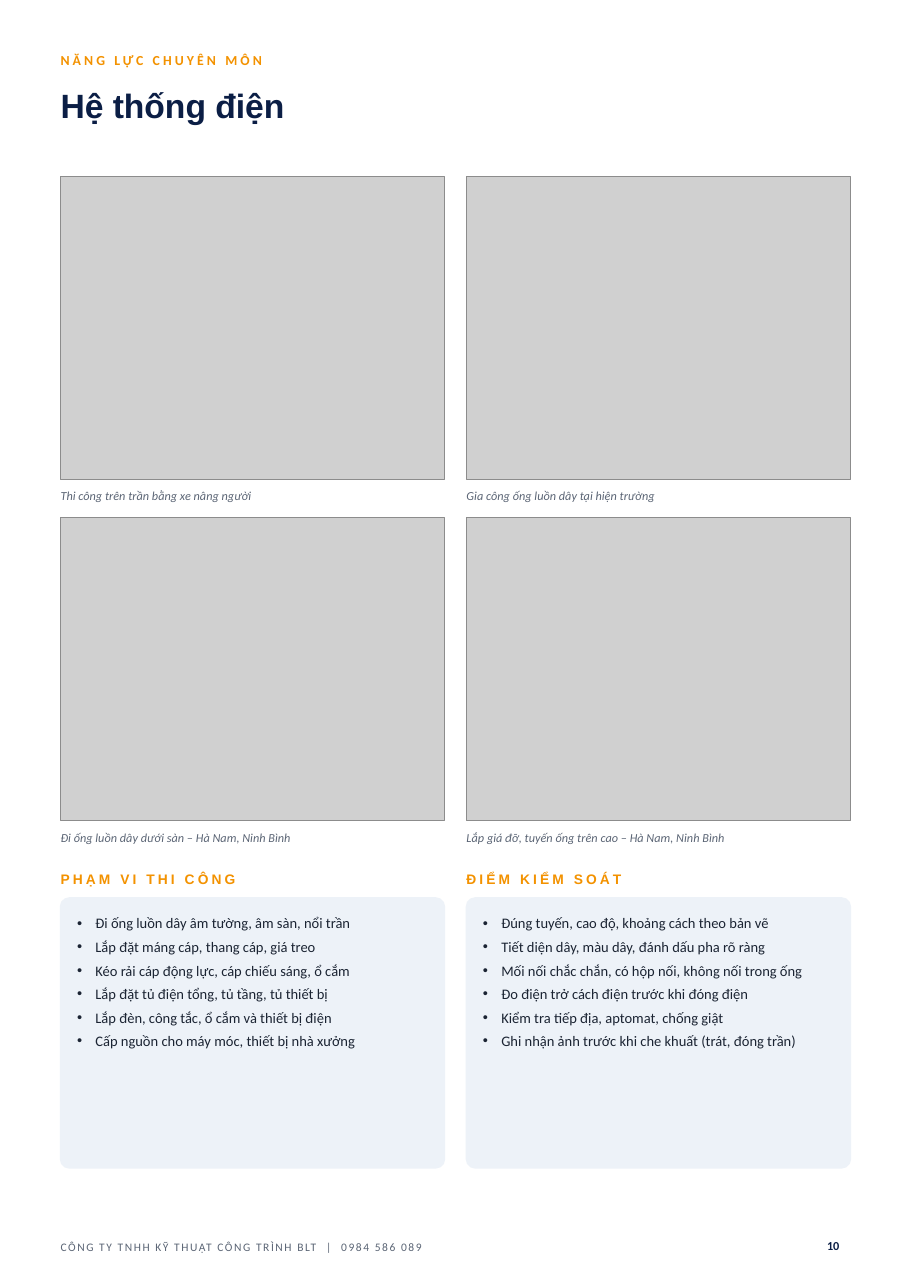
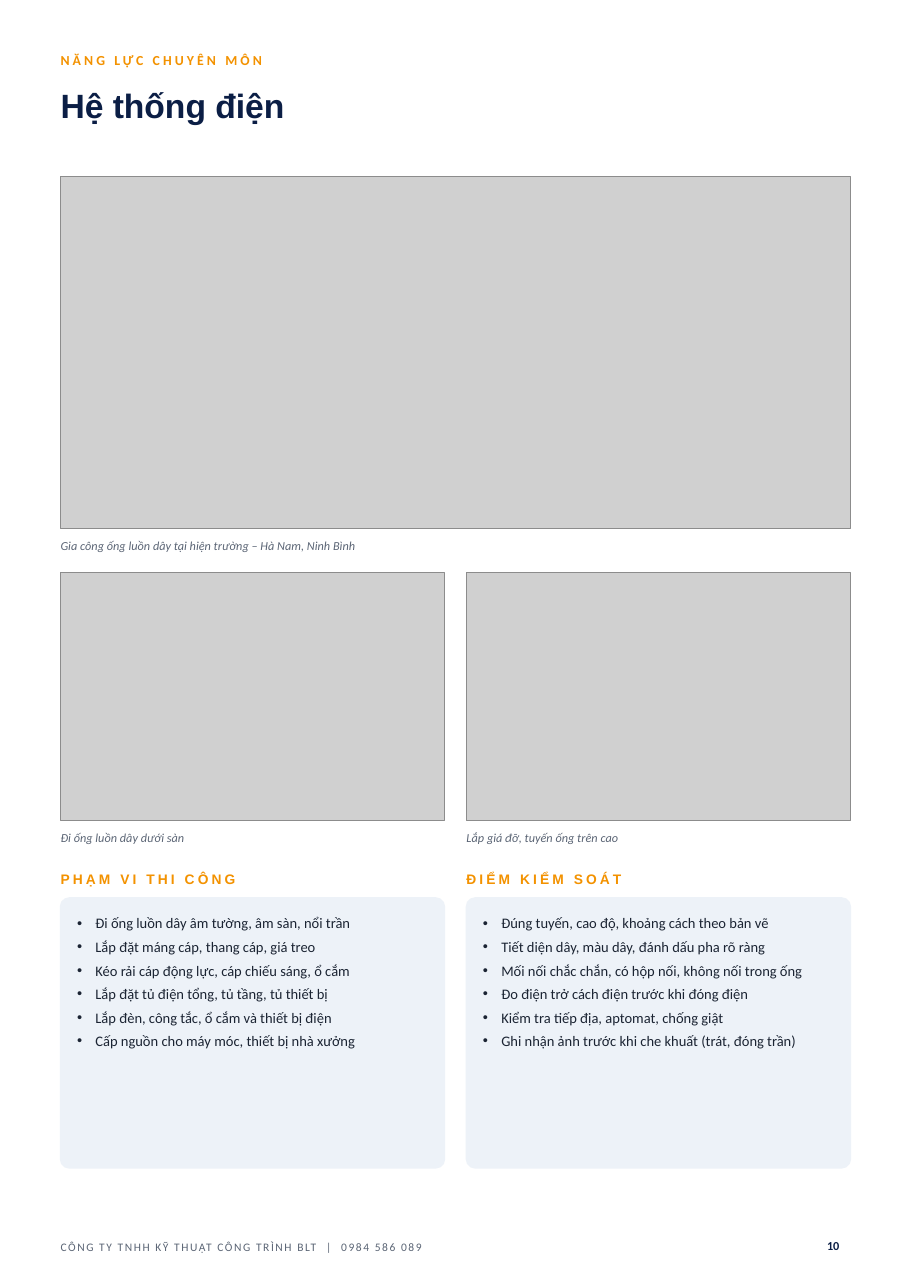
Before and after one commit to haquyenkl2-sys/C-NG-TY-CP-TH-NG-M-I-T-NG-H-P-MINH-PH-T, a slide deck: slide 10 of ho-so-nang-luc-BLT/HO_SO_NANG_LUC_BLT.pptx. Drawn at 911x1288 pixels with LibreOffice and Linux fonts; fonts in the diff are those of the drawing; grey boxes stand for pictures; background and template pictures are left out. Boxes give left, top, right and bottom in pixels: in the first picture for what was removed or moved away, otherwise in the second. Text is boxed around its words. In the diff, an @@ line names an element or a change of style, - is before the commit and + after.

```diff
--- a/ho-so-nang-luc-BLT/HO_SO_NANG_LUC_BLT.pptx
+++ b/ho-so-nang-luc-BLT/HO_SO_NANG_LUC_BLT.pptx
@@ picture removed at (61,176,444,479) @@
@@ picture added at (61,176,850,529) @@
@@ picture removed at (467,176,850,479) @@
@@ text removed at (61,490,252,502) @@
-Thi công trên trần bằng xe nâng người
@@ text at (61,541,355,552): text changed @@
-Gia công ống luồn dây tại hiện trường
+Gia công ống luồn dây tại hiện trường – Hà Nam, Ninh Bình
@@ picture: place and size @@
-picture at (61,518,444,821)
+picture at (61,573,444,821)
@@ picture: place and size @@
-picture at (467,518,850,821)
+picture at (467,573,850,821)
@@ text at (61,833,184,844): text changed @@
-Đi ống luồn dây dưới sàn – Hà Nam, Ninh Bình
+Đi ống luồn dây dưới sàn
@@ text at (466,832,619,844): text changed @@
-Lắp giá đỡ, tuyến ống trên cao – Hà Nam, Ninh Bình
+Lắp giá đỡ, tuyến ống trên cao
```
Also in this commit, not shown: 3 other slides changed, 3 other files.
